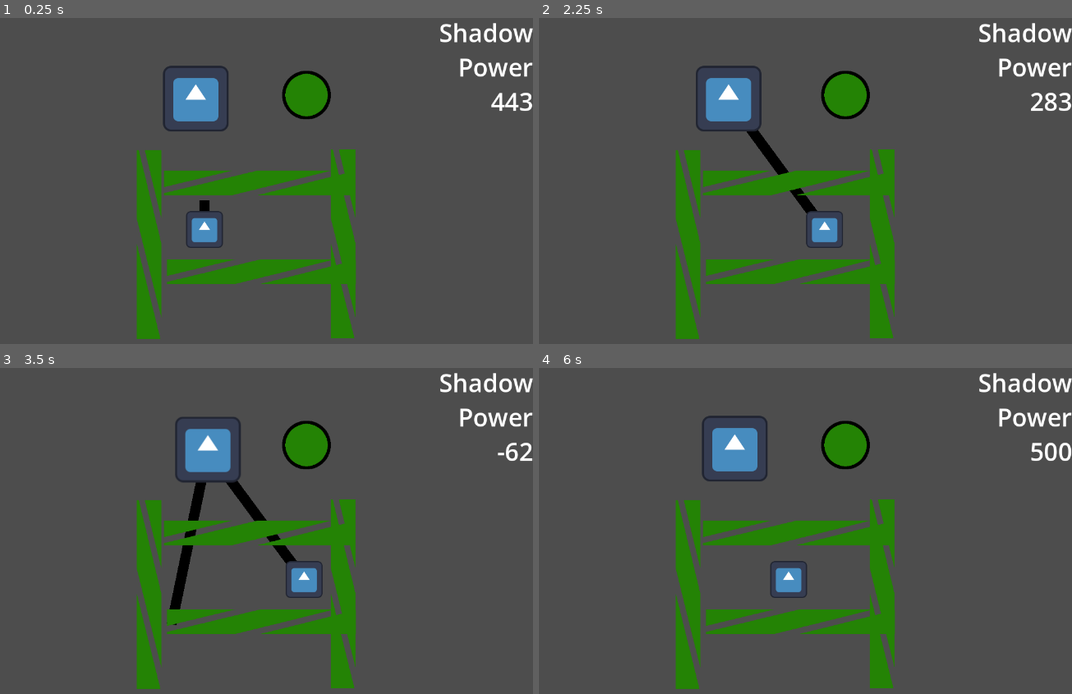
Above: before the commit, frames 1-4 (two rows, left to right).
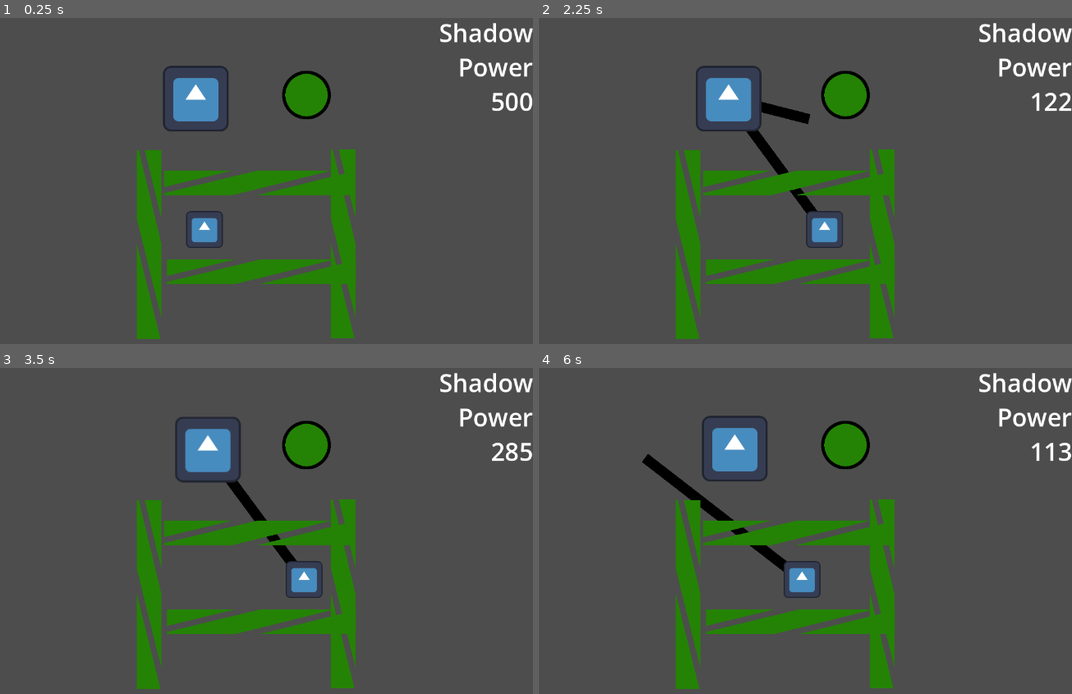
Above: after the commit, the same moments.

Repository: Goldenlion5648/LudumDare55
Game: Godot game, scene res://levels/level0.tscn
Two runs of this game, one before a commit and one after it. Both use one fixed random seed, a clock stepped at 60 frames per second and the inputs below. The engine's default icon, where the game draws it, is replaced by a stand-in: a white triangle on a blue panel in a dark square.
Inputs (mouse positions are in pixels of both pictures, inside the frame that each line leads up to):
- Up to frame 1 (0.25 s): no input
- Up to frame 2 (2.25 s): tap Enter (ui_accept) at 0.5, 0.77, 1.52, 2 s; move the mouse to (997, 79) at 0.52 s; hold Right (ui_right) 0.53-2.03 s; right-click (997, 79) at 0.6 s; move the mouse to (736, 99) at 1.27 s; right-click (736, 99) at 1.35 s; move the mouse to (810, 119) at 2.02 s; hold Left (ui_left) from 2.03 s (still down); right-click (810, 119) at 2.1 s
- Up to frame 3 (3.5 s): move the mouse to (170, 625) at 2.77 s; release Left (ui_left) at 2.78 s; hold Right (ui_right) from 2.78 s (still down); right-click (170, 625) at 2.85 s; tap Enter (ui_accept) at 3.02 s
- Up to frame 4 (6 s): move the mouse to (938, 605) at 3.52 s; right-click (938, 605) at 3.6 s; tap Enter (ui_accept) at 3.77, 4.52, 5 s; tap R (restart) at 4.25 s; move the mouse to (544, 495) at 4.27 s; release Right (ui_right) at 4.28 s; hold Left (ui_left) 4.28-5.03 s; right-click (544, 495) at 4.35 s; move the mouse to (778, 550) at 5.02 s; hold Right (ui_right) 5.03-5.78 s; right-click (778, 550) at 5.1 s; move the mouse to (645, 459) at 5.77 s; hold Left (ui_left) from 5.78 s (still down); right-click (645, 459) at 5.85 s

The runs differ from the first frame. In frame 1, 0.3% of the frame differs, in the area x 37-100%, y 22-60%; in frame 2, 0.5%; in frame 3, 0.9%; in frame 4, 1.6%, in the area x 19-100%, y 22-71%.

Commit message:
limited shadow length works

Diff:
--- a/levels/level1.tscn
+++ b/levels/level1.tscn
@@ -56,7 +56,7 @@
 [node name="Camera2D" type="Camera2D" parent="."]
 
 [node name="player" parent="." instance=ExtResource("4_d5hun")]
-position = Vector2(0, 57)
+position = Vector2(194, 57)
 platform_wall_layers = 1
 script = ExtResource("5_l7s51")
 
--- a/objects/capturable.gd
+++ b/objects/capturable.gd
@@ -1,4 +1,5 @@
 extends Area2D
+class_name CapturableComponent
 
 @export var walkable = true
 var is_captured = false
@@ -8,7 +9,7 @@
 	if is_captured:
 		return
 	is_captured = true
-	Globals.captured_position_signal.emit(self.global_position)
-	if walkable:
-		Globals.captured_walkable_signal.emit((self as Node2D).get_parent())
-		print("captured walkable")
+	#Globals.captured_object_signal.emit(self.global_position)
+	Globals.captured_object_signal.emit((self as Node2D).get_parent())
+	#if walkable:
+		#print("captured walkable")
--- a/objects/player.tscn
+++ b/objects/player.tscn
@@ -1,6 +1,7 @@
-[gd_scene load_steps=3 format=3 uid="uid://jgfu8alemrxr"]
+[gd_scene load_steps=4 format=3 uid="uid://jgfu8alemrxr"]
 
 [ext_resource type="Texture2D" uid="uid://dcuddep1q2ccp" path="res://icon.svg" id="1_ap3mc"]
+[ext_resource type="PackedScene" uid="uid://14vhou66c4ng" path="res://objects/capturable.tscn" id="2_8rbjk"]
 
 [sub_resource type="RectangleShape2D" id="RectangleShape2D_3u484"]
 size = Vector2(135.714, 132.143)
@@ -14,3 +15,5 @@
 
 [node name="CollisionShape2D" type="CollisionShape2D" parent="."]
 shape = SubResource("RectangleShape2D_3u484")
+
+[node name="capturable" parent="." instance=ExtResource("2_8rbjk")]
--- a/objects/shadowPowerLabel.gd
+++ b/objects/shadowPowerLabel.gd
@@ -8,4 +8,4 @@
 
 # Called every frame. 'delta' is the elapsed time since the previous frame.
 func _process(delta: float) -> void:
-	self.text = "[right]Shadow Power\n%d[/right]" % [shadow_controller.current_shadow_power]
+	self.text = "[right]Shadow Power\n%d[/right]" % [shadow_controller.calculate_remaining_shadow_power()]
--- a/objects/shadow_controller.gd
+++ b/objects/shadow_controller.gd
@@ -1,8 +1,7 @@
 extends Node2D
 class_name ShadowController
 
-var points_to_go_through = []
-var objects_to_walk = []
+var captured_objects = []
 var walk_speed = 4
 
 @export var player : CharacterBody2D
@@ -10,42 +9,50 @@
 
 var current_shadow_power = 0
 
-var should_draw_shadow = true
+var should_draw_shadow = false
 var _debug = false
-#var points_to_go_through = []
 
 # Called when the node enters the scene tree for the first time.
 func _ready() -> void:
-	objects_to_walk.append(player)
+	captured_objects.append(player)
 	current_shadow_power = starting_shadow_power
-	Globals.captured_position_signal.connect(add_captured_point)
-	Globals.captured_object_signal.connect(add_captured_point)
-	Globals.captured_walkable_signal.connect(add_captured_walkable)
+	#Globals.captured_position_signal.connect(add_captured_point)
+	Globals.captured_object_signal.connect(add_captured_object)
+	#Globals.captured_walkable_signal.connect(add_captured_walkable)
 
-func add_captured_point(new_point):
-	points_to_go_through.append(new_point)
+func get_total_shadow_worth_of_captured_points():
+	var ret = 0
+	for object in captured_objects:
+		if (object is CaptureableCharacter):
+			ret += (object as CaptureableCharacter).shadow_worth
+	return ret
 
-func add_captured_walkable(new_object):
-	objects_to_walk.append(new_object)
-	print_debug(objects_to_walk)
+func get_allotted_shadow_power():
+	return starting_shadow_power + get_total_shadow_worth_of_captured_points()
+
+#func add_captured_point(new_point):
+	#points_to_go_through.append(new_point)
+
+func add_captured_object(new_object):
+	captured_objects.append(new_object)
+	print_debug(captured_objects)
 #
 #func add_captured_object(new_object):
 	#points_to_go_through.append(new_point)
 
 # Called every frame. 'delta' is the elapsed time since the previous frame.
 func _process(delta: float) -> void:
+	current_shadow_power = calculate_remaining_shadow_power()
 	if Input.is_action_just_pressed("restart"):
 		Globals.reload_current_level()
 
 	if Input.is_action_just_pressed("stop_shadow_placing"):
 		should_draw_shadow = not should_draw_shadow
-	calculate_shadow_power()
 
-func calculate_shadow_power():
-	current_shadow_power = get_total_shadow_length()
-	for object in objects_to_walk:
-		if (object is CaptureableCharacter):
-			current_shadow_power += (object as CaptureableCharacter).shadow_worth
+func calculate_remaining_shadow_power():
+	return get_allotted_shadow_power() - get_total_shadow_length(get_shadow_positions())
+
+
 
 func _physics_process(delta: float) -> void:
 	var change = Vector2(0,0)
@@ -57,8 +64,11 @@
 	if change:
 		queue_redraw()
 	var is_first = true
-	for object in objects_to_walk:
-		(object as Node2D).global_position += change
+	for object in captured_objects:
+		var current_capture_child = (object as Node2D).get_node("capturable") as CapturableComponent
+		if current_capture_child != null:
+			if current_capture_child.walkable:
+				(object as Node2D).global_position += change
 		if player.is_on_wall():
 			break
 
@@ -66,27 +76,30 @@
 	if event is InputEventMouse:
 		queue_redraw()
 
+func get_objects_as_points():
+	return captured_objects.map(func(x):return x.global_position)
+
 func get_shadow_positions():
-	var ret = objects_to_walk.map(func(x):return x.global_position)
+	var ret = get_objects_as_points()
 	if not should_draw_shadow:
 		return ret
 	var mouse_to_last_point : Vector2 = get_global_mouse_position() - (ret[-1])
-	#FIX: CHANGE THIS CONSTANT and come back to this
-	var limited = mouse_to_last_point.limit_length(200)
-	#ret.append(get_global_mouse_position() + limited)
-	ret.append(get_global_mouse_position())
-
+	var distance_vector: Vector2 = get_global_mouse_position() - (ret[-1])
+	var total_len = get_total_shadow_length(ret)
+	#prints("total_len", total_len)
+	var remaining = get_allotted_shadow_power() - total_len
+	#prints("remaining", remaining)
+	distance_vector = distance_vector.limit_length((remaining))
+	ret.append(ret[-1] + distance_vector)
 
 	return ret
 
-func get_total_shadow_length() -> int:
-	var ret = starting_shadow_power
+func get_total_shadow_length(points_to_calc_for) -> int:
 	var dist_between = 0
-	var temp_positions = get_shadow_positions()
-	for i in range(len(temp_positions)-1):
-		dist_between += (temp_positions[i]).distance_to(temp_positions[i+1])
-	ret -= dist_between
-	return ret
+	#var temp_positions = get_shadow_positions()
+	for i in range(len(points_to_calc_for)-1):
+		dist_between += (points_to_calc_for[i]).distance_to(points_to_calc_for[i+1])
+	return dist_between
 
 
 func _draw() -> void:
@@ -95,4 +108,6 @@
 		print(shadow_positions)
 	if len(shadow_positions) > 1:
 		draw_polyline(shadow_positions, Color.BLACK, 20)
+	#draw_polyline([Vector2(50, 100), Vector2(150, 100),Vector2(150, 100), Vector2(150, 200)], Color.BLACK, 10)
+
 	#draw_line(%playerSprite.global_position, get_global_mouse_position(), Color.BLACK, 20)
